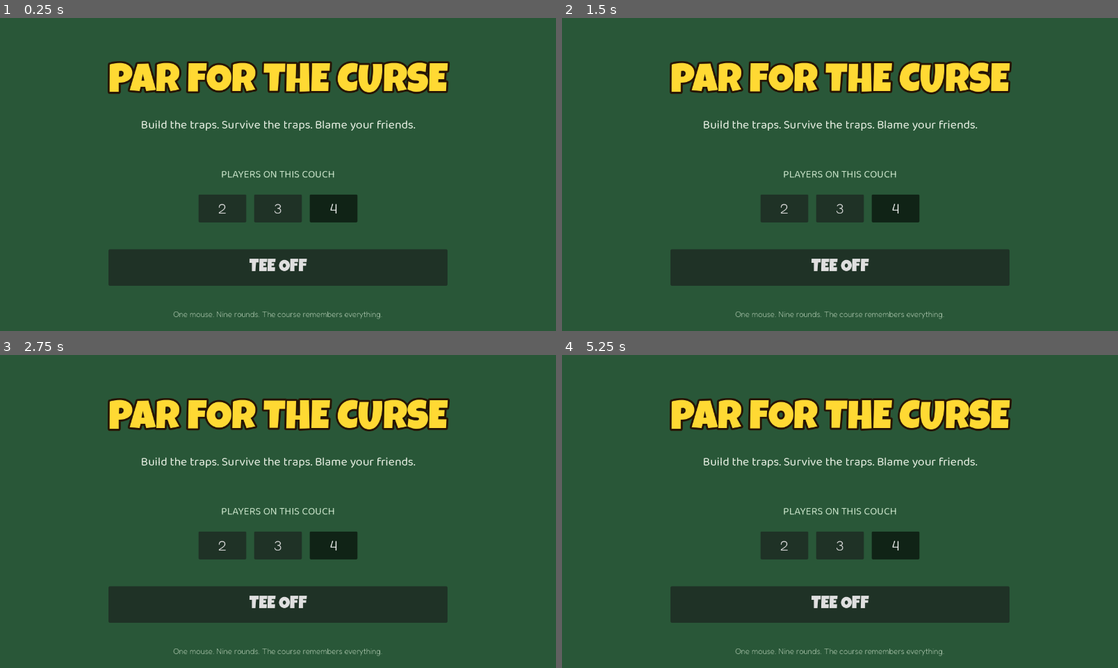
Above: before the commit, frames 1-4 (two rows, left to right).
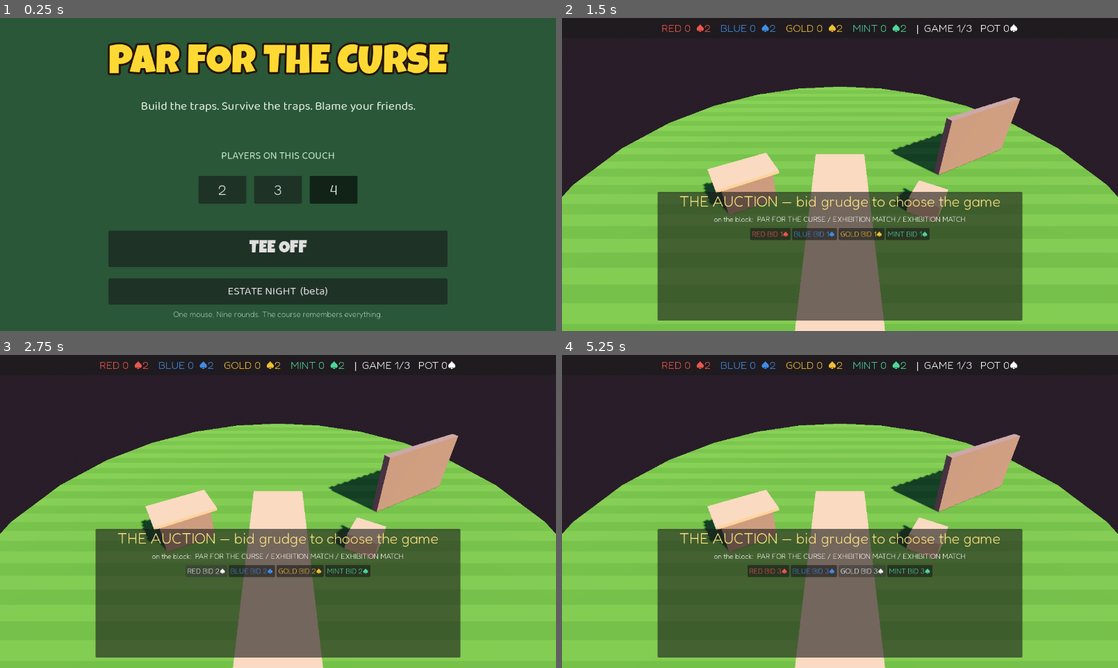
Above: after the commit, the same moments.

Repository: substrateagnostic/ill-will
Game: Godot game, scene res://scenes/menu.tscn
Same seed, same stepped clock (60 frames per second), same inputs: the game is played once before the commit and once after it.
Inputs (mouse positions are in pixels of both pictures, inside the frame that each line leads up to):
- Up to frame 1 (0.25 s): no input
- Up to frame 2 (1.5 s): click (840, 290) at 0.5 s, where only the run after the commit has a clickable "ESTATE NIGHT (beta)"; click (840, 302) at 1.25 s, where only the run after the commit has a clickable "TO THE AUCTION"
- Up to frame 3 (2.75 s): click (205, 570) at 2 s, where only the run after the commit has a clickable "RED BID 1♠"
- Up to frame 4 (5.25 s): click (767, 570) at 2.75 s, where only the run after the commit has a clickable "RED BID 2♠"; click (767, 570) at 3.5 s, where only the run after the commit has a clickable "RED BID 3♠"; click (812, 570) at 4.25 s, where only the run after the commit has a clickable "BLUE BID 3♠"; click (862, 570) at 5 s, where only the run after the commit has a clickable "GOLD BID 3♠"

The runs differ from the first frame. In frame 1, 22% of the frame differs, in the area x 19-81%, y 7-92%; in frame 2, 93%, in the area x 0-100%, y 0-100%; in frame 3, 93%; in frame 4, 93%.

Commit message:
The Estate E1: night loop, auction, betting, reckoning, persistence
GROUNDS (bets) -> AUCTION (grudge bidding for game choice) -> GAME (module
launch via contract, mock + Par registered) -> RECKONING (animated ticker,
classic-clarity ladder) -> night end with champion monument. Estate save
persists monuments/graffiti/ledger across sessions - verified: night 2
loads night 1 monuments. Menu: ESTATE NIGHT (beta). Bots + --estate
--mockonly --night=N test args.

Co-Authored-By: Claude Fable 5 <noreply@anthropic.com>

Diff:
--- /dev/null
+++ b/estate/estate.gd
@@ -0,0 +1,359 @@
+extends Node3D
+## THE ESTATE — night-loop shell: GROUNDS -> AUCTION -> GAME -> RECKONING.
+## v1 "clipboard" grounds (panel UI); walkable grounds is phase E2.
+
+enum Phase { GROUNDS, AUCTION, GAME, RECKONING, NIGHT_END }
+
+const MODULES := {
+	"par": {"name": "PAR FOR THE CURSE", "scene": "res://scenes/main.tscn", "mode": "gamestate"},
+	"mock": {"name": "EXHIBITION MATCH", "scene": "res://estate/mock_game.tscn", "mode": "contract"},
+}
+const GROUNDS_TIME := 20.0
+const BID_TIME := 8.0
+
+var phase := Phase.GROUNDS
+var bots := false
+var mockonly := false
+var auction_options: Array = []
+var high_bid := 0
+var high_bidder := -1
+var _bid_timer := 0.0
+var _grounds_timer := GROUNDS_TIME
+var _module: Node = null
+var _bet_targets := {}
+var _monuments_drawn := 0
+
+@onready var cam: Camera3D = $Camera3D
+@onready var top_bar: HBoxContainer = $UI/TopBar/Row
+@onready var phase_panel: PanelContainer = $UI/PhasePanel
+@onready var phase_box: VBoxContainer = $UI/PhasePanel/Box
+@onready var banner: Label = $UI/Banner
+@onready var plinths: Node3D = $Plinths
+@onready var wall_text: Label3D = $GraffitiWall/Lines
+
+func _ready() -> void:
+	for arg in OS.get_cmdline_user_args():
+		if arg == "--estatebots":
+			bots = true
+		elif arg == "--mockonly":
+			mockonly = true
+	EstateState.start_night(GameState.player_count)
+	_redraw_monuments()
+	_redraw_graffiti()
+	banner.visible = false
+	if EstateState.nights_played > 0:
+		_flash("NIGHT %d — THE ESTATE REMEMBERS" % (EstateState.nights_played + 1), Color(1, 0.85, 0.2), 2.5)
+	_enter_grounds()
+
+func get_phase_name() -> String:
+	return Phase.keys()[phase]
+
+func _process(delta: float) -> void:
+	if phase == Phase.GROUNDS:
+		_grounds_timer -= delta
+		_update_grounds_clock()
+		if _grounds_timer <= 0.0 or (bots and _grounds_timer < GROUNDS_TIME - 1.5):
+			if bots:
+				_bots_place_bets()
+			_enter_auction()
+	elif phase == Phase.AUCTION:
+		_bid_timer -= delta
+		_update_auction_clock()
+		if bots and _bid_timer < BID_TIME - 1.0 and high_bidder < 0:
+			_bots_bid()
+		if _bid_timer <= 0.0:
+			_resolve_auction()
+
+func _rebuild_top_bar() -> void:
+	for c in top_bar.get_children():
+		c.queue_free()
+	for i in EstateState.standings():
+		var pl = EstateState.players[i]
+		var l := Label.new()
+		l.text = "%s %d  ♠%d   " % [pl.name, pl.points, pl.grudge]
+		l.add_theme_font_size_override("font_size", 24)
+		l.add_theme_color_override("font_color", pl.color)
+		top_bar.add_child(l)
+	var info := Label.new()
+	info.text = "|  GAME %d/%d   POT %d♠" % [mini(EstateState.games_played + 1, EstateState.night_length), EstateState.night_length, EstateState.pot]
+	info.add_theme_font_size_override("font_size", 24)
+	top_bar.add_child(info)
+
+func _clear_panel(title: String, color := Color(1, 0.9, 0.5)) -> void:
+	for c in phase_box.get_children():
+		c.queue_free()
+	var t := Label.new()
+	t.text = title
+	t.add_theme_font_size_override("font_size", 34)
+	t.add_theme_color_override("font_color", color)
+	t.horizontal_alignment = HORIZONTAL_ALIGNMENT_CENTER
+	phase_box.add_child(t)
+	phase_panel.visible = true
+
+func _enter_grounds() -> void:
+	phase = Phase.GROUNDS
+	_grounds_timer = GROUNDS_TIME
+	_bet_targets.clear()
+	_rebuild_top_bar()
+	_clear_panel("THE GROUNDS — place your bets on the next game")
+	for i in EstateState.players.size():
+		var pl = EstateState.players[i]
+		var row := HBoxContainer.new()
+		row.alignment = BoxContainer.ALIGNMENT_CENTER
+		var name_l := Label.new()
+		name_l.text = pl.name + "  "
+		name_l.add_theme_color_override("font_color", pl.color)
+		name_l.add_theme_font_size_override("font_size", 24)
+		row.add_child(name_l)
+		var target_btn := Button.new()
+		_bet_targets[i] = (i + 1) % EstateState.players.size()
+		target_btn.text = "on %s" % EstateState.players[_bet_targets[i]].name
+		target_btn.pressed.connect(func():
+			_bet_targets[i] = (_bet_targets[i] + 1) % EstateState.players.size()
+			target_btn.text = "on %s" % EstateState.players[_bet_targets[i]].name)
+		row.add_child(target_btn)
+		var bet_btn := Button.new()
+		bet_btn.text = "BET 1♠"
+		bet_btn.pressed.connect(func():
+			if EstateState.place_bet(i, _bet_targets[i]):
+				bet_btn.text = "BET PLACED"
+				bet_btn.disabled = true
+				Sfx.play("card")
+				_rebuild_top_bar())
+		row.add_child(bet_btn)
+		phase_box.add_child(row)
+	var clock := Label.new()
+	clock.name = "Clock"
+	clock.horizontal_alignment = HORIZONTAL_ALIGNMENT_CENTER
+	phase_box.add_child(clock)
+	var skip := Button.new()
+	skip.text = "TO THE AUCTION"
+	skip.pressed.connect(_enter_auction)
+	phase_box.add_child(skip)
+
+func _update_grounds_clock() -> void:
+	var clock := phase_box.get_node_or_null("Clock")
+	if clock:
+		clock.text = "%ds" % ceili(_grounds_timer)
+
+func _bots_place_bets() -> void:
+	for i in EstateState.players.size():
+		EstateState.place_bet(i, EstateState.rng.randi_range(0, EstateState.players.size() - 1))
+
+func _enter_auction() -> void:
+	if phase == Phase.AUCTION:
+		return
+	phase = Phase.AUCTION
+	high_bid = 0
+	high_bidder = -1
+	_bid_timer = BID_TIME
+	var pool := ["mock", "mock", "mock"] if mockonly else ["par", "mock", "par"]
+	auction_options.clear()
+	for k in 3:
+		auction_options.append(pool[EstateState.rng.randi_range(0, pool.size() - 1)])
+	_rebuild_top_bar()
+	_clear_panel("THE AUCTION — bid grudge to choose the game")
+	var opts := Label.new()
+	var names: Array = []
+	for id in auction_options:
+		names.append(MODULES[id].name)
+	opts.text = "on the block:  " + " / ".join(names)
+	opts.horizontal_alignment = HORIZONTAL_ALIGNMENT_CENTER
+	phase_box.add_child(opts)
+	var row := HBoxContainer.new()
+	row.alignment = BoxContainer.ALIGNMENT_CENTER
+	for i in EstateState.players.size():
+		var pl = EstateState.players[i]
+		var b := Button.new()
+		b.text = "%s BID %d♠" % [pl.name, high_bid + 1]
+		b.add_theme_color_override("font_color", pl.color)
+		b.pressed.connect(_on_bid.bind(i))
+		row.add_child(b)
+	row.name = "BidRow"
+	phase_box.add_child(row)
+	var clock := Label.new()
+	clock.name = "Clock"
+	clock.horizontal_alignment = HORIZONTAL_ALIGNMENT_CENTER
+	phase_box.add_child(clock)
+
+func _on_bid(p: int) -> void:
+	var pl = EstateState.players[p]
+	if pl.grudge < high_bid + 1:
+		Sfx.play("invalid")
+		return
+	high_bid += 1
+	high_bidder = p
+	_bid_timer = minf(_bid_timer + 3.0, BID_TIME)
+	Sfx.play("card")
+	var row := phase_box.get_node_or_null("BidRow")
+	if row:
+		for i in row.get_child_count():
+			var b: Button = row.get_child(i)
+			b.text = "%s BID %d♠" % [EstateState.players[i].name, high_bid + 1]
+
+func _update_auction_clock() -> void:
+	var clock := phase_box.get_node_or_null("Clock")
+	if clock:
+		var lead := "no bids — cheapest seat chooses" if high_bidder < 0 else "%s leads at %d♠" % [EstateState.players[high_bidder].name, high_bid]
+		clock.text = "%s   (%ds)" % [lead, ceili(_bid_timer)]
+
+func _bots_bid() -> void:
+	var p := EstateState.rng.randi_range(0, EstateState.players.size() - 1)
+	_on_bid(p)
+
+func _resolve_auction() -> void:
+	var chooser := high_bidder
+	if chooser >= 0:
+		EstateState.players[chooser].grudge -= high_bid
+		EstateState.pot += high_bid
+	else:
+		chooser = EstateState.standings().back()
+	var chosen: String = auction_options[0]
+	if bots:
+		chosen = auction_options[EstateState.rng.randi_range(0, auction_options.size() - 1)]
+		_launch_game(chosen)
+		return
+	_clear_panel("%s CHOOSES" % EstateState.players[chooser].name, EstateState.players[chooser].color)
+	var row := HBoxContainer.new()
+	row.alignment = BoxContainer.ALIGNMENT_CENTER
+	for id in auction_options:
+		var b := Button.new()
+		b.text = MODULES[id].name
+		b.custom_minimum_size = Vector2(220, 90)
+		b.pressed.connect(_launch_game.bind(id))
+		row.add_child(b)
+	phase_box.add_child(row)
+
+func _launch_game(id: String) -> void:
+	if phase == Phase.GAME:
+		return
+	phase = Phase.GAME
+	phase_panel.visible = false
+	Sfx.play("confirm")
+	var info: Dictionary = MODULES[id]
+	var scene: PackedScene = load(info.scene)
+	_module = scene.instantiate()
+	$Grounds.visible = false
+	plinths.visible = false
+	$GraffitiWall.visible = false
+	$UI/TopBar.visible = false
+	if info.mode == "gamestate":
+		GameState.player_count = EstateState.players.size()
+		GameState.reset_match()
+		get_tree().root.add_child(_module)
+		if _module.has_signal("finished"):
+			_module.finished.connect(_on_module_finished, CONNECT_ONE_SHOT)
+	else:
+		add_child(_module)
+		_module.finished.connect(_on_module_finished, CONNECT_ONE_SHOT)
+		var roster: Array = []
+		for pl in EstateState.players:
+			roster.append({
+				"index": pl.index, "name": pl.name, "color": pl.color,
+				"char_scene": "res://assets/models/kaykit/Knight.glb",
+				"device": PlayerInput.device_of(pl.index),
+			})
+		_module.begin({
+			"roster": roster,
+			"rounds": 4,
+			"rng_seed": EstateState.rng.randi(),
+			"practice": false,
+		})
+	cam.current = false
+
+func _on_module_finished(results: Dictionary) -> void:
+	if _module:
+		_module.queue_free()
+		_module = null
+	$Grounds.visible = true
+	plinths.visible = true
+	$GraffitiWall.visible = true
+	$UI/TopBar.visible = true
+	cam.current = true
+	var ticker := EstateState.apply_results(results)
+	_redraw_monuments()
+	_redraw_graffiti()
+	_enter_reckoning(ticker)
+
+func _enter_reckoning(ticker: Array) -> void:
+	phase = Phase.RECKONING
+	_rebuild_top_bar()
+	_clear_panel("THE RECKONING")
+	Sfx.play("round_over")
+	for line in ticker:
+		var l := Label.new()
+		l.text = str(line)
+		l.horizontal_alignment = HORIZONTAL_ALIGNMENT_CENTER
+		l.modulate.a = 0.0
+		phase_box.add_child(l)
+	var i := 0
+	for c in phase_box.get_children():
+		if c is Label and c.modulate.a == 0.0:
+			var tw := create_tween()
+			tw.tween_interval(0.4 * i)
+			tw.tween_property(c, "modulate:a", 1.0, 0.3)
+			i += 1
+	var btn := Button.new()
+	btn.text = "BACK TO THE GROUNDS" if EstateState.games_played < EstateState.night_length else "END THE NIGHT"
+	btn.pressed.connect(_after_reckoning)
+	phase_box.add_child(btn)
+	if bots:
+		get_tree().create_timer(2.5 + 0.4 * ticker.size()).timeout.connect(_after_reckoning)
+
+func _after_reckoning() -> void:
+	if phase != Phase.RECKONING:
+		return
+	if EstateState.games_played >= EstateState.night_length:
+		_end_night()
+	else:
+		_enter_grounds()
+
+func _end_night() -> void:
+	phase = Phase.NIGHT_END
+	var champ = EstateState.end_night()
+	_redraw_monuments()
+	_rebuild_top_bar()
+	phase_panel.visible = false
+	Sfx.play("match_win")
+	_flash("%s WINS THE NIGHT\nthe estate will remember" % champ.name, champ.color, 9999.0)
+	print("NIGHT_OVER winner=", champ.name, " monuments=", EstateState.monuments.size())
+
+func _flash(text: String, color: Color, dur: float) -> void:
+	banner.text = text
+	banner.add_theme_color_override("font_color", color)
+	banner.visible = true
+	banner.pivot_offset = banner.size / 2.0
+	banner.scale = Vector2(0.6, 0.6)
+	var tw := create_tween()
+	tw.tween_property(banner, "scale", Vector2.ONE, 0.3).set_trans(Tween.TRANS_BACK).set_ease(Tween.EASE_OUT)
+	if dur < 100.0:
+		var tw2 := create_tween()
+		tw2.tween_interval(dur)
+		tw2.tween_callback(func(): banner.visible = false)
+
+func _redraw_monuments() -> void:
+	for c in plinths.get_children():
+		c.queue_free()
+	for m_idx in EstateState.monuments.size():
+		var m: Dictionary = EstateState.monuments[m_idx]
+		var col := Color.from_string(str(m.color), Color.WHITE)
+		var obelisk := MeshInstance3D.new()
+		var mesh := BoxMesh.new()
+		mesh.size = Vector3(0.5, 1.6, 0.5)
+		obelisk.mesh = mesh
+		var mat := StandardMaterial3D.new()
+		mat.albedo_color = col
+		obelisk.material_override = mat
+		var slot := m_idx % 10
+		obelisk.position = Vector3(-6.75 + slot * 1.5, 0.8, -6.0 - floorf(m_idx / 10.0) * 2.0)
+		plinths.add_child(obelisk)
+		var tag := Label3D.new()
+		tag.text = str(m.label)
+		tag.pixel_size = 0.006
+		tag.position = obelisk.position + Vector3(0, 1.1, 0.3)
+		tag.billboard = BaseMaterial3D.BILLBOARD_ENABLED
+		plinths.add_child(tag)
+
+func _redraw_graffiti() -> void:
+	var lines: Array = EstateState.graffiti.slice(-10)
+	wall_text.text = "\n".join(PackedStringArray(lines))
--- /dev/null
+++ b/estate/estate.tscn
@@ -0,0 +1,136 @@
+[gd_scene load_steps=10 format=3]
+
+[ext_resource type="Script" path="res://estate/estate.gd" id="1"]
+[ext_resource type="FontFile" path="res://assets/fonts/LuckiestGuy-Regular.ttf" id="2_luckiest"]
+[ext_resource type="Texture2D" path="res://assets/textures/grass_stripes.png" id="3_grass"]
+
+[sub_resource type="ProceduralSkyMaterial" id="sky_mat"]
+sky_top_color = Color(0.2, 0.25, 0.45, 1)
+sky_horizon_color = Color(0.95, 0.6, 0.35, 1)
+ground_bottom_color = Color(0.15, 0.12, 0.15, 1)
+ground_horizon_color = Color(0.8, 0.5, 0.35, 1)
+
+[sub_resource type="Sky" id="sky"]
+sky_material = SubResource("sky_mat")
+
+[sub_resource type="Environment" id="env"]
+background_mode = 2
+sky = SubResource("sky")
+ambient_light_source = 3
+ambient_light_energy = 1.1
+tonemap_mode = 2
+glow_enabled = true
+glow_intensity = 0.5
+
+[sub_resource type="StandardMaterial3D" id="mat_lawn"]
+albedo_texture = ExtResource("3_grass")
+uv1_triplanar = true
+uv1_scale = Vector3(0.2, 0.2, 0.2)
+roughness = 0.95
+
+[sub_resource type="StandardMaterial3D" id="mat_wall"]
+albedo_color = Color(0.55, 0.5, 0.48, 1)
+roughness = 0.9
+
+[sub_resource type="StandardMaterial3D" id="mat_path"]
+albedo_color = Color(0.8, 0.72, 0.58, 1)
+roughness = 0.9
+
+[node name="Estate" type="Node3D"]
+script = ExtResource("1")
+
+[node name="Grounds" type="Node3D" parent="."]
+
+[node name="Lawn" type="CSGCylinder3D" parent="Grounds"]
+transform = Transform3D(1, 0, 0, 0, 1, 0, 0, 0, 1, 0, -0.25, -4)
+radius = 12.0
+height = 0.5
+sides = 24
+material = SubResource("mat_lawn")
+
+[node name="Path" type="CSGBox3D" parent="Grounds"]
+transform = Transform3D(1, 0, 0, 0, 1, 0, 0, 0, 1, 0, 0.01, -2)
+size = Vector3(2.5, 0.04, 9)
+material = SubResource("mat_path")
+
+[node name="Podium" type="CSGBox3D" parent="Grounds"]
+transform = Transform3D(0.866025, 0, -0.5, 0, 1, 0, 0.5, 0, 0.866025, 3.5, 0.4, -2.5)
+size = Vector3(1.2, 0.8, 1.2)
+material = SubResource("mat_path")
+
+[node name="Stall" type="CSGBox3D" parent="Grounds"]
+transform = Transform3D(0.866025, 0, 0.5, 0, 1, 0, -0.5, 0, 0.866025, -3.8, 0.65, -3)
+size = Vector3(2, 1.3, 1)
+material = SubResource("mat_wall")
+
+[node name="StallRoof" type="CSGBox3D" parent="Grounds"]
+transform = Transform3D(0.866025, 0, 0.5, 0, 1, 0, -0.5, 0, 0.866025, -3.8, 1.5, -3)
+size = Vector3(2.4, 0.12, 1.5)
+material = SubResource("mat_path")
+
+[node name="GraffitiWall" type="Node3D" parent="."]
+transform = Transform3D(1, 0, 0, 0, 1, 0, 0, 0, 1, 6.5, 0, -6)
+
+[node name="Slab" type="CSGBox3D" parent="GraffitiWall"]
+transform = Transform3D(0.866025, 0, 0.5, 0, 1, 0, -0.5, 0, 0.866025, 0, 1.4, 0)
+size = Vector3(4.5, 2.8, 0.3)
+material = SubResource("mat_wall")
+
+[node name="Lines" type="Label3D" parent="GraffitiWall"]
+transform = Transform3D(0.866025, 0, 0.5, 0, 1, 0, -0.5, 0, 0.866025, -0.09, 1.5, 0.17)
+pixel_size = 0.005
+modulate = Color(1, 0.92, 0.6, 1)
+text = ""
+font_size = 40
+width = 800.0
+autowrap_mode = 3
+
+[node name="Plinths" type="Node3D" parent="."]
+
+[node name="Sun" type="DirectionalLight3D" parent="."]
+transform = Transform3D(0.707107, -0.5, 0.5, 0, 0.707107, 0.707107, -0.707107, -0.5, 0.5, 6, 8, 4)
+light_energy = 1.0
+light_color = Color(1, 0.8, 0.6, 1)
+shadow_enabled = true
+
+[node name="WorldEnvironment" type="WorldEnvironment" parent="."]
+environment = SubResource("env")
+
+[node name="Camera3D" type="Camera3D" parent="."]
+transform = Transform3D(1, 0, 0, 0, 0.798636, 0.601815, 0, -0.601815, 0.798636, 0, 8.5, 6.5)
+fov = 55.0
+
+[node name="UI" type="CanvasLayer" parent="."]
+
+[node name="TopBar" type="PanelContainer" parent="UI"]
+anchor_right = 1.0
+offset_bottom = 46.0
+
+[node name="Row" type="HBoxContainer" parent="UI/TopBar"]
+alignment = 1
+
+[node name="PhasePanel" type="PanelContainer" parent="UI"]
+anchor_left = 0.5
+anchor_top = 1.0
+anchor_right = 0.5
+anchor_bottom = 1.0
+offset_left = -420.0
+offset_top = -320.0
+offset_right = 420.0
+offset_bottom = -24.0
+
+[node name="Box" type="VBoxContainer" parent="UI/PhasePanel"]
+theme_override_constants/separation = 10
+
+[node name="Banner" type="Label" parent="UI"]
+anchor_left = 0.0
+anchor_top = 0.3
+anchor_right = 1.0
+anchor_bottom = 0.5
+theme_override_fonts/font = ExtResource("2_luckiest")
+theme_override_font_sizes/font_size = 64
+theme_override_colors/font_color = Color(1, 0.85, 0.2, 1)
+theme_override_colors/font_outline_color = Color(0.2, 0.1, 0, 1)
+theme_override_constants/outline_size = 12
+text = ""
+horizontal_alignment = 1
--- /dev/null
+++ b/estate/estate_state.gd
@@ -0,0 +1,147 @@
+extends Node
+## Autoload EstateState: night-level party state + the persistent estate.
+## Per-night: points ladder, grudge purses, pot, games played.
+## Persistent (user://estate_save.json): monuments, graffiti, night ledger.
+
+const SAVE_PATH := "user://estate_save.json"
+const STARTING_GRUDGE := 2
+
+var night_length := 3
+var games_played := 0
+var pot := 0
+var players: Array = []
+var bets := {}
+var rng := RandomNumberGenerator.new()
+
+var monuments: Array = []
+var graffiti: Array = []
+var ledger: Array = []
+var nights_played := 0
+
+func _ready() -> void:
+	rng.randomize()
+	for arg in OS.get_cmdline_user_args():
+		if arg.begins_with("--night="):
+			night_length = clampi(int(arg.trim_prefix("--night=")), 1, 9)
+		elif arg.begins_with("--seed="):
+			rng.seed = int(arg.trim_prefix("--seed="))
+		elif arg == "--fresh-estate":
+			_wipe_save()
+	load_estate()
+
+func start_night(player_count: int) -> void:
+	games_played = 0
+	pot = 0
+	bets.clear()
+	players.clear()
+	for i in player_count:
+		players.append({
+			"index": i,
+			"name": GameState.PLAYER_NAMES[i],
+			"color": GameState.PLAYER_COLORS[i],
+			"points": 0,
+			"grudge": STARTING_GRUDGE,
+		})
+
+func standings() -> Array:
+	var idx := range(players.size())
+	idx.sort_custom(func(a, b):
+		if players[a].points != players[b].points:
+			return players[a].points > players[b].points
+		return a < b)
+	return idx
+
+func apply_results(results: Dictionary) -> Array:
+	var ticker: Array = []
+	var placements: Array = results.get("placements", [])
+	var pts := [5, 3, 2, 1]
+	for rank in placements.size():
+		var p: int = placements[rank]
+		var gain: int = pts[rank] if rank < pts.size() else 0
+		players[p].points += gain
+		ticker.append("%s finishes #%d  (+%d pts)" % [players[p].name, rank + 1, gain])
+	for ev in results.get("currency_events", []):
+		var p: int = ev.player
+		if ev.type == "grudge":
+			players[p].grudge += ev.amount
+			ticker.append("%s +%d♠  (%s)" % [players[p].name, ev.amount, ev.get("reason", "")])
+		elif ev.type == "royalty":
+			players[p].points += 0
+			ticker.append("%s royalty: %s" % [players[p].name, ev.get("reason", "")])
+	if not placements.is_empty():
+		var winner: int = placements[0]
+		var paid := 0
+		for p in bets:
+			if bets[p] == winner and p != winner:
+				var payout: int = mini(2, pot)
+				pot -= payout
+				players[p].grudge += payout
+				paid += 1
+				ticker.append("%s's bet pays out (+%d♠)" % [players[p].name, payout])
+		if paid == 0 and pot > 0:
+			ticker.append("the pot holds %d♠" % pot)
+	for hl in results.get("highlights", []):
+		add_graffiti(str(hl))
+		ticker.append("carved: \"%s\"" % str(hl))
+	for m in results.get("monuments", []):
+		add_monument(m.get("player", 0), m.get("label", "?"))
+		ticker.append("MONUMENT: %s" % m.get("label", "?"))
+	bets.clear()
+	for pl in players:
+		pl.grudge += 1
+	games_played += 1
+	return ticker
+
+func place_bet(p: int, target: int) -> bool:
+	if players[p].grudge < 1 or bets.has(p):
+		return false
+	players[p].grudge -= 1
+	pot += 1
+	bets[p] = target
+	return true
+
+func add_monument(owner_idx: int, label: String) -> void:
+	var pl = players[owner_idx]
+	monuments.append({
+		"owner": pl.name,
+		"color": pl.color.to_html(),
+		"label": label,
+		"night": nights_played,
+	})
+
+func add_graffiti(line: String) -> void:
+	graffiti.append(line)
+	if graffiti.size() > 24:
+		graffiti.pop_front()
+
+func end_night() -> Dictionary:
+	var champ: int = standings()[0]
+	var pl = players[champ]
+	ledger.append({"night": nights_played, "winner": pl.name})
+	add_monument(champ, "%s — Champion of Night %d" % [pl.name, nights_played + 1])
+	nights_played += 1
+	save_estate()
+	return pl
+
+func save_estate() -> void:
+	var f := FileAccess.open(SAVE_PATH, FileAccess.WRITE)
+	if f:
+		f.store_string(JSON.stringify({
+			"monuments": monuments, "graffiti": graffiti,
+			"ledger": ledger, "nights_played": nights_played,
+		}, "  "))
+
+func load_estate() -> void:
+	if not FileAccess.file_exists(SAVE_PATH):
+		return
+	var f := FileAccess.open(SAVE_PATH, FileAccess.READ)
+	var data = JSON.parse_string(f.get_as_text())
+	if data is Dictionary:
+		monuments = data.get("monuments", [])
+		graffiti = data.get("graffiti", [])
+		ledger = data.get("ledger", [])
+		nights_played = int(data.get("nights_played", 0))
+
+func _wipe_save() -> void:
+	if FileAccess.file_exists(SAVE_PATH):
+		DirAccess.remove_absolute(ProjectSettings.globalize_path(SAVE_PATH))
--- /dev/null
+++ b/estate/mock_game.gd
@@ -0,0 +1,46 @@
+extends Minigame
+## Exhibition-match stub: proves the night loop before real modules merge.
+## Shows a banner for 2.5s, returns seeded plausible results.
+
+var _config := {}
+
+func begin(config: Dictionary) -> void:
+	_config = config
+	var lbl := Label.new()
+	lbl.text = "EXHIBITION MATCH\n(the crowd pretends to care)"
+	lbl.add_theme_font_size_override("font_size", 52)
+	lbl.horizontal_alignment = HORIZONTAL_ALIGNMENT_CENTER
+	lbl.set_anchors_preset(Control.PRESET_FULL_RECT)
+	lbl.vertical_alignment = VERTICAL_ALIGNMENT_CENTER
+	var layer := CanvasLayer.new()
+	add_child(layer)
+	layer.add_child(lbl)
+	var rng := RandomNumberGenerator.new()
+	rng.seed = int(_config.get("rng_seed", 1))
+	await get_tree().create_timer(2.5).timeout
+	var roster: Array = _config.get("roster", [])
+	var order := range(roster.size())
+	for i in order.size():
+		var j := rng.randi_range(0, order.size() - 1)
+		var tmp = order[i]
+		order[i] = order[j]
+		order[j] = tmp
+	var points := {}
+	var pts := [5, 3, 2, 1]
+	for rank in order.size():
+		points[order[rank]] = pts[rank] if rank < pts.size() else 0
+	var events: Array = [
+		{"type": "grudge", "player": order.back(), "amount": 1, "reason": "humiliated in the exhibition"},
+	]
+	if rng.randf() < 0.5:
+		events.append({"type": "royalty", "player": order[0], "amount": 2, "reason": "showboating"})
+	var results := {
+		"placements": order,
+		"points": points,
+		"currency_events": events,
+		"highlights": ["%s peaked in a fake game" % roster[order[0]].name] if roster.size() > 0 else [],
+		"monuments": [],
+	}
+	if rng.randf() < 0.34 and roster.size() > 0:
+		results.monuments = [{"player": order[0], "kind": "brag", "label": "%s, Exhibitionist" % roster[order[0]].name}]
+	report_finished(results)
--- /dev/null
+++ b/estate/mock_game.tscn
@@ -0,0 +1,6 @@
+[gd_scene load_steps=2 format=3]
+
+[ext_resource type="Script" path="res://estate/mock_game.gd" id="1"]
+
+[node name="MockGame" type="Node3D"]
+script = ExtResource("1")
--- a/project.godot
+++ b/project.godot
@@ -19,6 +19,7 @@
 GameState="*res://scripts/game_state.gd"
 Sfx="*res://scripts/sfx.gd"
 PlayerInput="*res://core/player_input.gd"
+EstateState="*res://estate/estate_state.gd"
 VerifyCapture="*res://scripts/verify_capture.gd"
 
 [display]
--- a/scenes/menu.tscn
+++ b/scenes/menu.tscn
@@ -98,6 +98,13 @@
 theme_override_font_sizes/font_size = 40
 text = "TEE OFF"
 
+[node name="EstateBtn" type="Button" parent="Center/Box"]
+layout_mode = 2
+custom_minimum_size = Vector2(340, 60)
+theme_override_fonts/font = ExtResource("3_baloo")
+theme_override_font_sizes/font_size = 26
+text = "ESTATE NIGHT  (beta)"
+
 [node name="Footer" type="Label" parent="."]
 layout_mode = 1
 anchor_top = 1.0
--- a/scripts/menu.gd
+++ b/scripts/menu.gd
@@ -6,11 +6,16 @@
 
 func _ready() -> void:
 	player_count = GameState.player_count
-	for arg in OS.get_cmdline_user_args():
+	var args := OS.get_cmdline_user_args()
+	if "--estate" in args:
+		_start_estate()
+		return
+	for arg in args:
 		if arg == "--skipmenu":
 			_start()
 			return
 	$Center/Box/StartBtn.pressed.connect(_start)
+	$Center/Box/EstateBtn.pressed.connect(_start_estate)
 	for i in buttons.size():
 		buttons[i].pressed.connect(_set_players.bind(i + 2))
 	_set_players(player_count)
@@ -26,3 +31,9 @@
 	GameState.player_count = player_count
 	GameState.reset_match()
 	get_tree().change_scene_to_file("res://scenes/main.tscn")
+
+func _start_estate() -> void:
+	Sfx.play("confirm")
+	GameState.player_count = player_count
+	GameState.reset_match()
+	get_tree().change_scene_to_file("res://estate/estate.tscn")
Not shown, added: estate/estate.gd.uid
Not shown, added: estate/estate_state.gd.uid
Not shown, added: estate/mock_game.gd.uid
